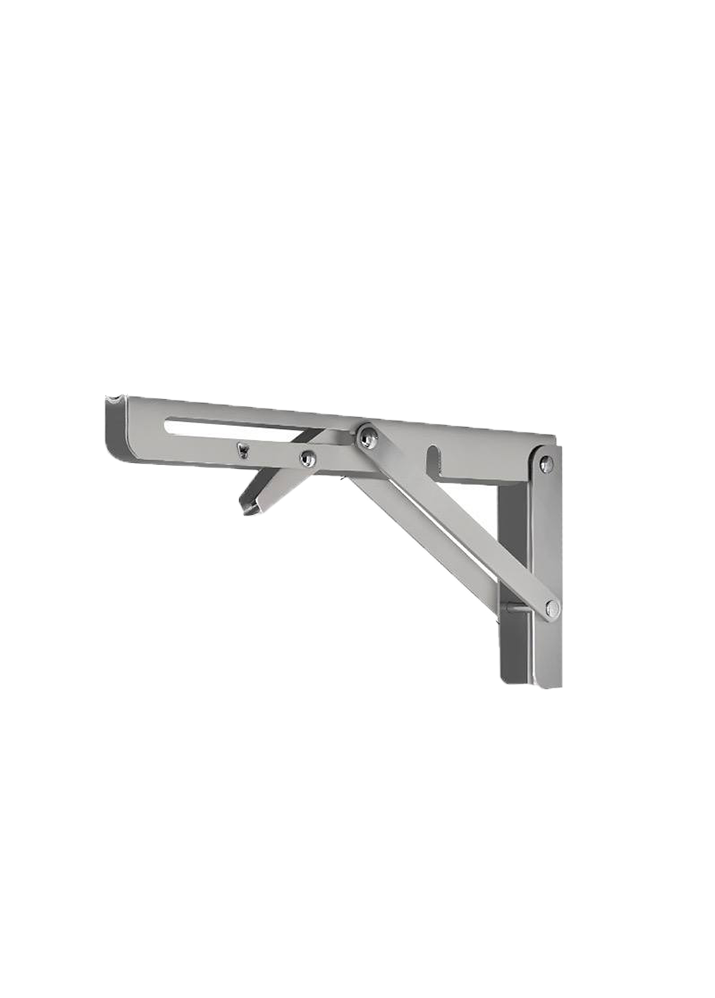
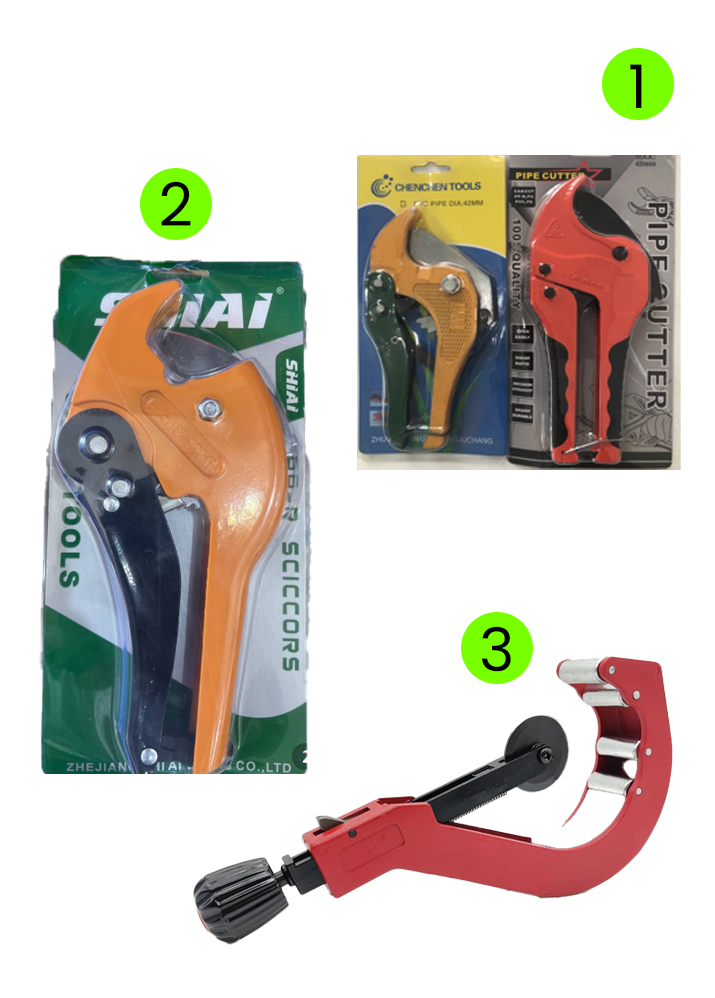
The second w=715, h=998 image is a revision of the first. Changes to its layers:
added group "Group 1" with 6 layers above "Layer 4" over [140, 48, 674, 684]
added layer "3" in group "Group 1" over [482, 626, 511, 672]
added layer "Ellipse 1 copy 2" in group "Group 1" over [461, 612, 533, 684]
added layer "2" in group "Group 1" over [161, 181, 191, 226]
added layer "Ellipse 1 copy" in group "Group 1" over [140, 168, 212, 240]
added layer "1" in group "Group 1" over [630, 64, 642, 108]
added layer "Ellipse 1" in group "Group 1" over [602, 48, 674, 120]
added layer "Layer 4" above "Layer 3" over [193, 656, 673, 945]
added layer "Layer 3" above "Layer 1" over [39, 254, 313, 774]
moved "Layer 1" above "Color Fill 1", painted on it over [102, 155, 681, 691]